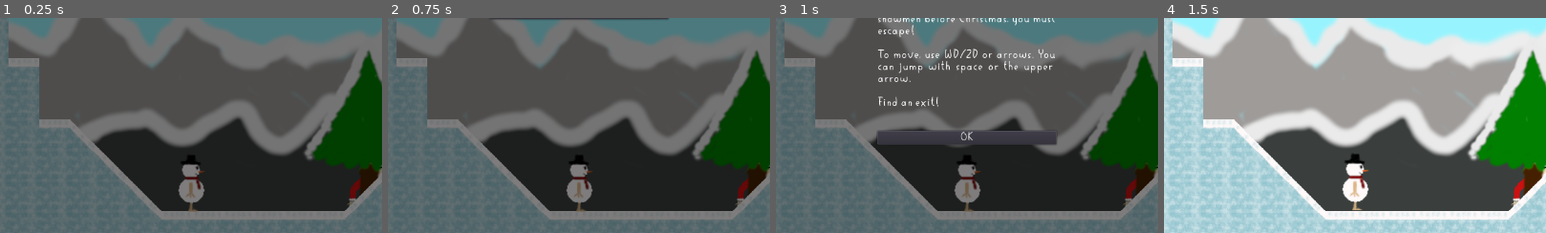
Above: before the commit, frames 1-4 (left to right).
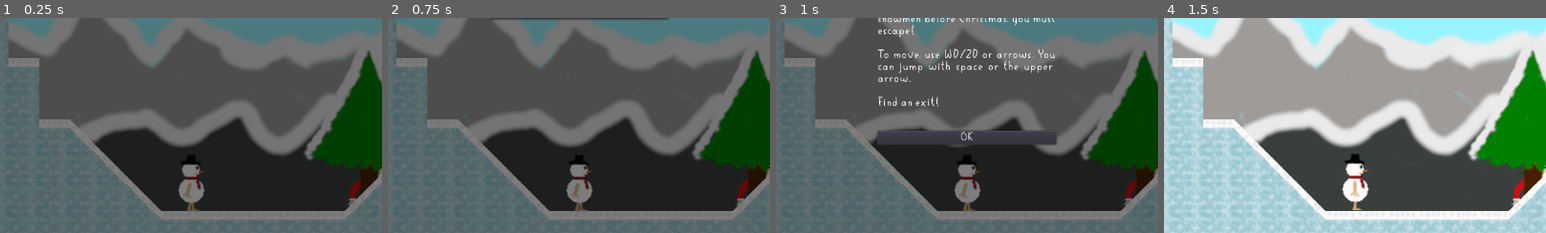
Above: after the commit, the same moments.

Repository: FeelZoR/Geta-GJ-13
Game: Godot game, scene res://src/Game.tscn
The game is run twice, just before and just after one commit, with the same random seed, the same clock (stepped at 60 frames per second) and the same inputs. This scene is started directly instead of the project's main scene. Sound files missing from this copy of the repository are replaced by a short silence.
Inputs:
- Up to frame 1 (0.25 s): no input
- Up to frame 2 (0.75 s): click "OK" at 0.5 s
- Up to frame 3 (1 s): no input
- Up to frame 4 (1.5 s): click "OK" at 1.25 s
The pictures show only the part of the screen within x 25-75%, y 50-100%; the shares and areas given below are measured in that part.

The runs differ from the first frame. In frame 1, 0.1% of the frame differs, in the area x 48-53%, y 76-90%; in frame 2, 0.1%; in frame 3, 0.1%; in frame 4, nothing differs.

Commit message:
Fix heart bar above everything

Diff:
--- a/src/Entities/Player.tscn
+++ b/src/Entities/Player.tscn
@@ -64,7 +64,7 @@
 [node name="Sprite" parent="." index="1"]
 frames = SubResource( 6 )
 animation = "Walking"
-frame = 6
+frame = 1
 
 [node name="Gun" parent="Sprite" index="0"]
 position = Vector2( 24.6719, 0 )
--- a/src/Game.tscn
+++ b/src/Game.tscn
@@ -1,7 +1,7 @@
 [gd_scene load_steps=10 format=2]
 
 [ext_resource path="res://src/UI/Tutorial.tscn" type="PackedScene" id=2]
-[ext_resource path="res://src/UI/Settings.tscn" type="PackedScene" id=3]
+[ext_resource path="res://src/UI/SoundSettings.tscn" type="PackedScene" id=3]
 [ext_resource path="res://assets/graphics/HUD/back_progress_bar.png" type="Texture" id=4]
 [ext_resource path="res://assets/graphics/HUD/progress_bar.png" type="Texture" id=5]
 [ext_resource path="res://assets/graphics/HUD/progress_bar_outline.png" type="Texture" id=6]
@@ -48,12 +48,6 @@
 pause_mode = 2
 visible = false
 
-[node name="Settings" parent="HUD" instance=ExtResource( 3 )]
-visible = false
-
-[node name="PauseMenu" parent="HUD" instance=ExtResource( 7 )]
-visible = false
-
 [node name="Health_bar" type="HBoxContainer" parent="HUD"]
 margin_left = 5.0
 margin_top = 5.0
@@ -64,4 +58,10 @@
 __meta__ = {
 "_edit_use_anchors_": false
 }
+
+[node name="PauseMenu" parent="HUD" instance=ExtResource( 7 )]
+visible = false
+
+[node name="Settings" parent="HUD" instance=ExtResource( 3 )]
+visible = false
 [connection signal="resume" from="HUD/PauseMenu" to="." method="_on_PauseMenu_resume"]
--- a/src/UI/MainMenu.gd
+++ b/src/UI/MainMenu.gd
@@ -1,6 +1,6 @@
 extends ColorRect
 
-var settings = preload("res://src/UI/Settings.tscn")
+var settings = preload("res://src/UI/SoundSettings.tscn")
 
 signal settings_closed
 
--- a/src/UI/Pause.gd
+++ b/src/UI/Pause.gd
@@ -1,6 +1,6 @@
 extends ColorRect
 
-var settings_scene = preload("res://src/UI/Settings.tscn")
+var settings_scene = preload("res://src/UI/SoundSettings.tscn")
 
 onready var resume_btn = $Buttons/Resume
 onready var settings_btn = $Buttons/Settings
--- a/src/UI/Settings.tscn
+++ b/src/UI/SoundSettings.tscn
@@ -1,9 +1,9 @@
 [gd_scene load_steps=5 format=2]
 
-[ext_resource path="res://src/UI/Settings.gd" type="Script" id=1]
-[ext_resource path="res://assets/audio/SFX/ui_click.wav" type="AudioStream" id=2]
-[ext_resource path="res://assets/theme/fonts/Text_desc_font.tres" type="DynamicFont" id=3]
-[ext_resource path="res://assets/theme/fonts/Big_title.tres" type="DynamicFont" id=4]
+[ext_resource path="res://assets/theme/fonts/Big_title.tres" type="DynamicFont" id=1]
+[ext_resource path="res://src/UI/SoundSettings.gd" type="Script" id=2]
+[ext_resource path="res://assets/audio/SFX/ui_click.wav" type="AudioStream" id=3]
+[ext_resource path="res://assets/theme/fonts/Text_desc_font.tres" type="DynamicFont" id=4]
 
 [node name="Settings" type="Panel"]
 pause_mode = 2
@@ -15,7 +15,7 @@
 margin_top = -360.0
 margin_right = 641.059
 margin_bottom = 360.0
-script = ExtResource( 1 )
+script = ExtResource( 2 )
 __meta__ = {
 "_edit_use_anchors_": false
 }
Renamed: src/UI/Settings.gd -> src/UI/SoundSettings.gd
Not shown: 6 places in src/UI/SoundSettings.tscn that only renumber resources
